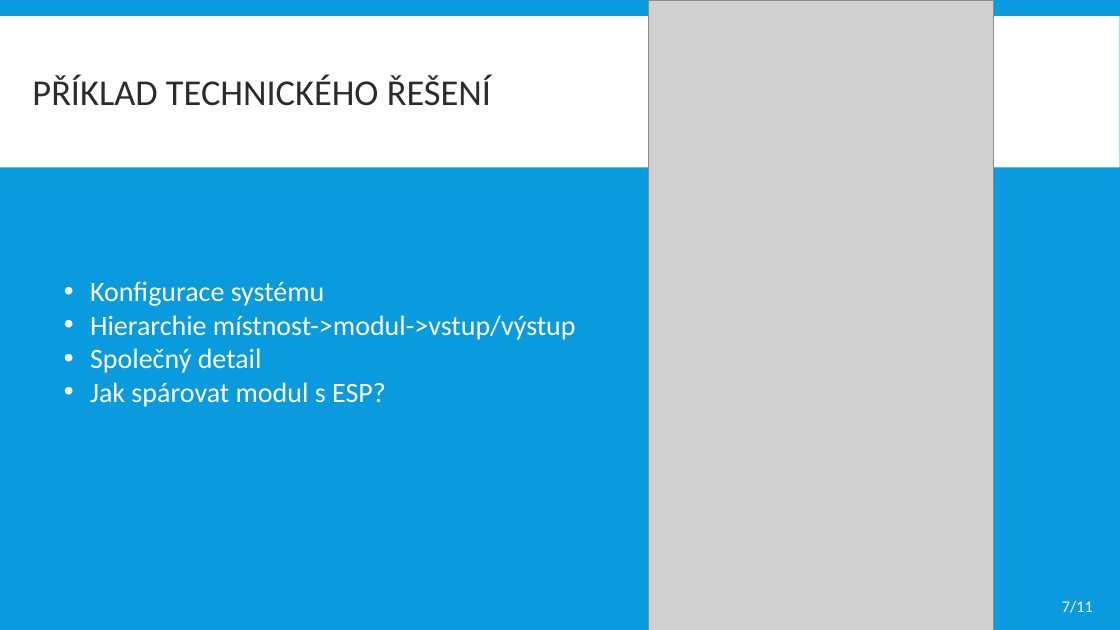
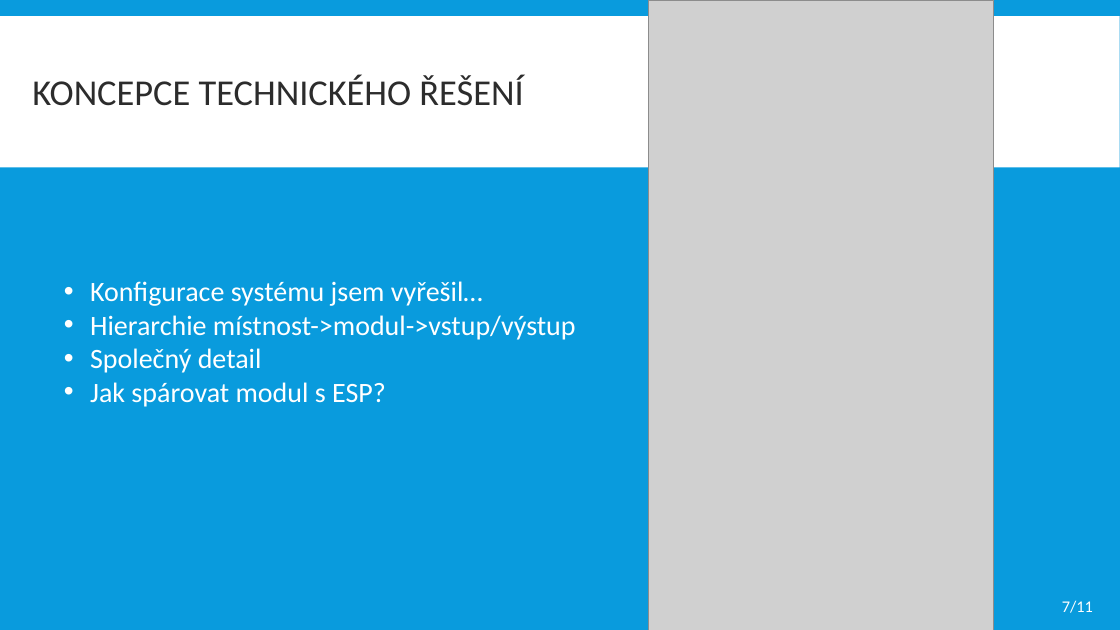
Before and after one commit to dinoq/RPi-Smart-Home, a slide deck: slide 6 of BP/Obhajoba BP/2021/ITT prezentace.pptx (slide 7 before the commit). Drawn at 1120x630 pixels with LibreOffice and Linux fonts; fonts in the diff are those of the drawing; grey boxes stand for pictures. Boxes give left, top, right and bottom in pixels: in the first picture for what was removed or moved away, otherwise in the second. Text is boxed around its words. In the diff, an @@ line names an element or a change of style, - is before the commit and + after.

```diff
--- a/BP/Obhajoba BP/2021/ITT prezentace.pptx
+++ b/BP/Obhajoba BP/2021/ITT prezentace.pptx
@@ text at box(32, 74, 523, 106): text changed @@
-PŘÍKLAD TECHNICKÉHO ŘEŠENÍ
+KONCEPCE TECHNICKÉHO ŘEŠENÍ
@@ text at box(90, 281, 483, 306): text changed @@
-• Konfigurace systému
+• Konfigurace systému jsem vyřešil…
```
Also in this commit, not shown: 6 other slides changed, 1 slide removed, 3 other files.
